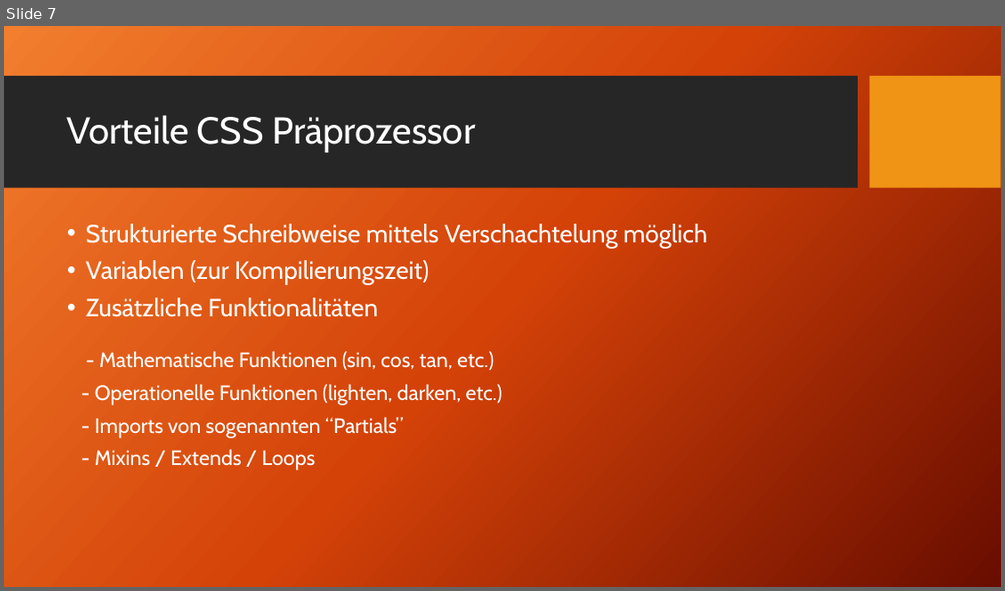
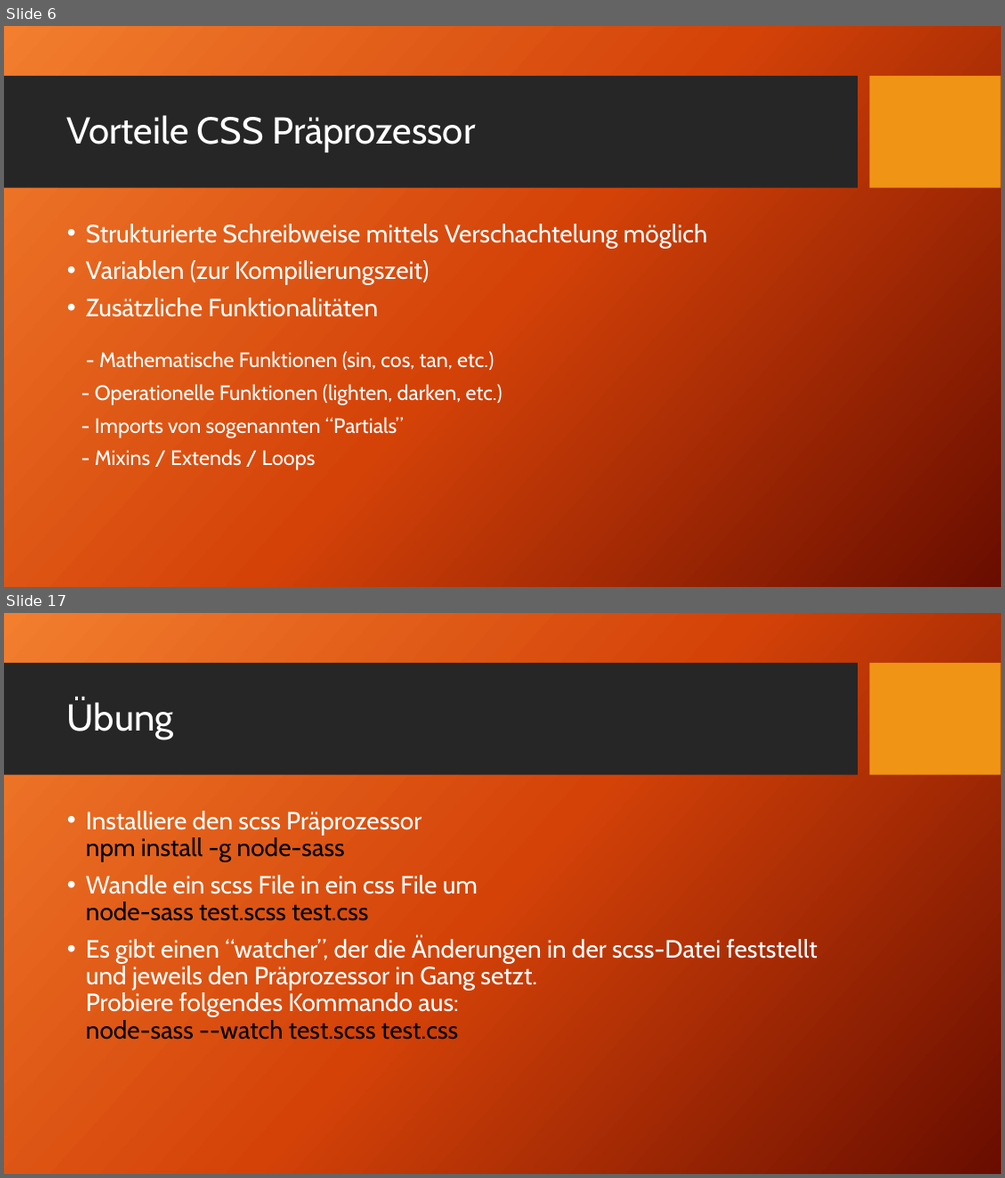
Before and after one commit to TomFrey/htmlCssBasicUebungen, a slide deck: sass Schulung.pptx. Shown one above the other, each under a label of ours: slide 7 before the commit, slides 6 and 17 after it; the slides between them are not shown. The pictures are 1005x591 and 1005x1178 pixels, drawn with LibreOffice and Linux fonts; fonts in the diff are those of the drawing; background and template pictures are left out. Boxes give left, top, right and bottom in pixels: in the first picture for what was removed or moved away, otherwise in the second. Text is boxed around its words. In the diff, an @@ line names an element or a change of style, - is before the commit and + after.

Commit message:
PP Präsentation für sass angepasst.

```diff
--- a/sass Schulung.pptx
+++ b/sass Schulung.pptx
@@ slide 17 added at box(4, 613, 1001, 1174), background picture (left out); not listed: 2 template elements that a slide beside it also shows @@
@@ title added at box(67, 699, 174, 739), 36 pt, text #FFFFFF @@
+Übung
@@ text added at box(86, 811, 817, 1039), 24 pt, text #FFFFFF @@
+• Installiere den scss Präprozessor
+  npm install -g node-sass
+• Wandle ein scss File in ein css File um
+  node-sass test.scss test.css
+• Es gibt einen “watcher”, der die Änderungen in der scss-Datei feststellt und jeweils den Präprozessor in Gang setzt.
+  Probiere folgendes Kommando aus:
+  node-sass --watch test.scss test.css
@@ what was slide 7 is now slide 6 @@
```
Also in this commit, not shown: 3 slides changed, 22 other slides added, 4 slides removed, 1 other file.
